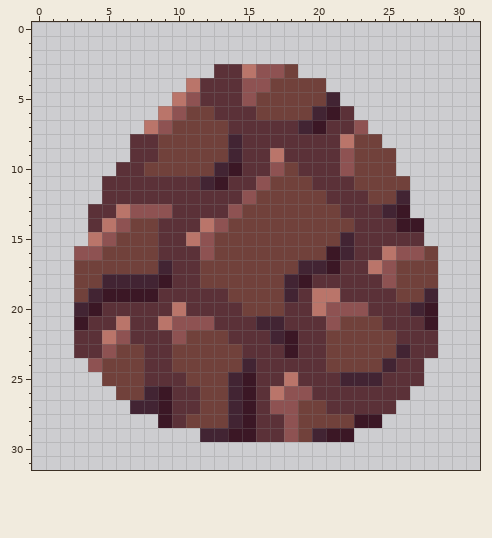
A pixel-art file gets an edit: Resource/Items/Dirt.aseprite. Above: the version before the commit.
32x32 pixels, 1 frame.
New version:
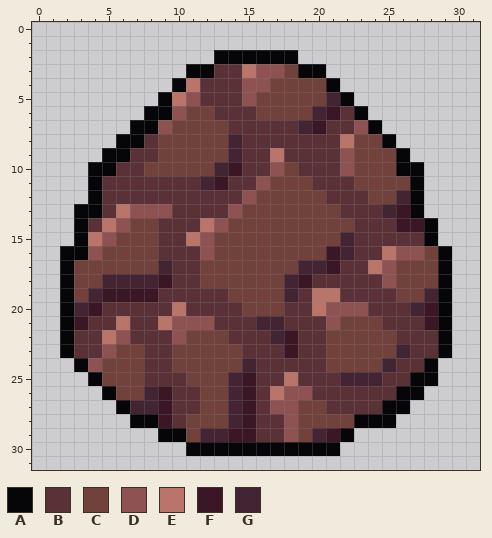
Palette (. is transparent): A #060608  B #5b3138  C #71413b  D #8e5252  E #ba756a  F #3b1725  G #422433
The edit:
layer "Layer 1" added
Layer "Layer 1":
y 2: x 13..18 ...... -> AAAAAA
y 3: x 11..12 .. -> AA; x 19..20 .. -> AA
y 4: x 10 . -> A; x 21 . -> A
y 5: x 9 . -> A; x 22 . -> A
y 6: x 8..9 .E -> AA; x 23 . -> A
y 7: x 7..8 .E -> AA; x 24 . -> A
y 8: x 6..7 .B -> AA; x 25 . -> A
y 9: x 5..6 .. -> AA; x 26 . -> A
y 10: x 4..5 .. -> AA; x 26..27 .. -> AA
y 11..12: x 4 . -> A; x 27 . -> A
y 13: x 3..4 .B -> AA; x 27 . -> A
y 14..15: x 3 . -> A; x 28 . -> A
y 16: x 2..3 .D -> AA; x 29 . -> A
y 17..23: x 2 . -> A; x 29 . -> A
y 24: x 3 . -> A; x 28 . -> A
y 25: x 4 . -> A; x 27..28 B. -> AA
y 26: x 5 . -> A; x 26..27 B. -> AA
y 27: x 6 . -> A; x 25..26 B. -> AA
y 28: x 7..8 .. -> AA; x 23..25 FF. -> AAA
y 29: x 9..11 ... -> AAC; x 22 F -> A
y 30: x 11..21 ........... -> AAAAAAAAAAA
Boxes around the changes in both pictures, in picture pixels (x1, y1, x2, y2):
changed: (60, 50, 452, 456)
